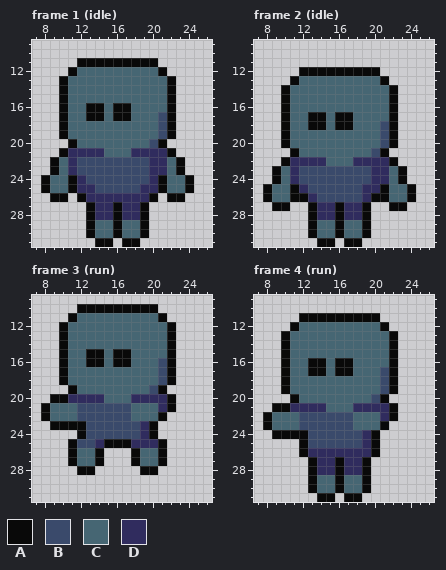
One commit to this pixel-art file: assets/sprites/enemy/enemy.aseprite. Above is the file before it was changed.
32x32 pixels, 6 frames. Shown: frame 1 (idle): x 7..26, y 9..31; frame 2 (idle): x 7..26, y 9..31; frame 3 (run): x 7..26, y 9..31; frame 4 (run): x 7..26, y 9..31. The commit also changed other frames, which this record leaves out.
Palette (. is transparent): A #090909  B #3a4a6b  C #466673  D #302c5e
After the commit:
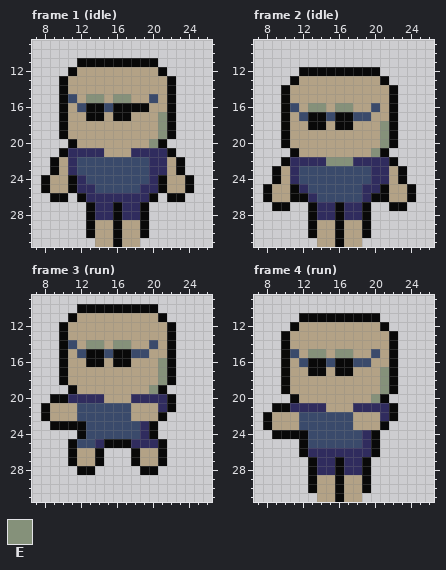
Colours new in this view: E #85917a
The exact change:
layer "jhone" added
layer "Layer 1" removed
@@ palette @@
-C #466673
+C #b3a286
--- frame 1 (idle), layer "jhone"
@@ x 7..26 @@
 14 ...ACCCCCCCCCCCA....
-15 ...ACCCCCCCCCCCA....
-16 ...ACCAACAACCCCA....
-17 ...ACCAACAACCCBA....
-18 ...ACCCCCCCCCCBA....
-19 ...ACCCCCCCCCCBA....
-20 ....ACCCCCCCCBA.....
+15 ...ABCEECEECCBCA....
+16 ...ACBAABAAAACCA....
+17 ...ACCAACAACCCEA....
+18 ...ACCCCCCCCCCEA....
+19 ...ACCCCCCCCCCEA....
+20 ....ACCCCCCCCEA.....
 21 ...ADDDDCCCDDDDA....
@@ x 12..20 @@
 30 .ACCACCA.
-31 ..AA.AA..
+31 ..CCACC..
--- frame 2 (idle), layer "jhone"
@@ x 7..26 @@
 15 ...ACCCCCCCCCCCA....
-16 ...ACCCCCCCCCCCA....
-17 ...ACCAACAACCCCA....
-18 ...ACCAACAACCCBA....
-19 ...ACCCCCCCCCCBA....
-20 ...ACCCCCCCCCCBA....
-21 ....ACCCCCCCCBA.....
-22 ...ADDDDCCCDDDDA....
+16 ...ABCEECEECCBCA....
+17 ...ACBAABAABBCCA....
+18 ...ACCAACAACCCEA....
+19 ...ACCCCCCCCCCEA....
+20 ...ACCCCCCCCCCEA....
+21 ....ACCCCCCCCEA.....
+22 ...ADDDDEEEDDDDA....
 23 ..ACDBBBBBBBBDDCA...
@@ x 12..20 @@
 30 .ACCACCA.
-31 ..AA.AA..
+31 ..CCACC..
--- frame 3 (run), layer "jhone"
@@ x 7..26 @@
 13 ...ACCCCCCCCCCCA....
-14 ...ACCCCCCCCCCCA....
-15 ...ACCAACAACCCCA....
-16 ...ACCAACAACCCBA....
-17 ...ACCCCCCCCCCBA....
-18 ...ACCCCCCCCCCBA....
-19 ....ACCCCCCCCBA.....
+14 ...ABCEECEECCBCA....
+15 ...ACBAABAABBCCA....
+16 ...ACCAACAACCCEA....
+17 ...ACCCCCCCCCCEA....
+18 ...ACCCCCCCCCCEA....
+19 ....ACCCCCCCCEA.....
 20 ..AADDDDCCCDDDDA....
--- frame 4 (run), layer "jhone"
@@ x 7..26 @@
 14 ...ACCCCCCCCCCCA....
-15 ...ACCCCCCCCCCCA....
-16 ...ACCAACAACCCCA....
-17 ...ACCAACAACCCBA....
-18 ...ACCCCCCCCCCBA....
-19 ...ACCCCCCCCCCBA....
-20 ....ACCCCCCCCBA.....
+15 ...ABCEECEECCBCA....
+16 ...ACBAABAABBCCA....
+17 ...ACCAACAACCCEA....
+18 ...ACCCCCCCCCCEA....
+19 ...ACCCCCCCCCCEA....
+20 ....ACCCCCCCCEA.....
 21 ..AADDDDCCCDDDDA....
@@ x 12..20 @@
 30 .ACCACCA.
-31 ..AA.AA..
+31 ..CCACC..
Boxes around the changes in both pictures, in picture pixels (x1, y1, x2, y2):
changed: (50, 67, 185, 247)
changed: (272, 76, 407, 247)
changed: (50, 313, 167, 466)
changed: (272, 322, 389, 430)
changed: (317, 475, 362, 502)
